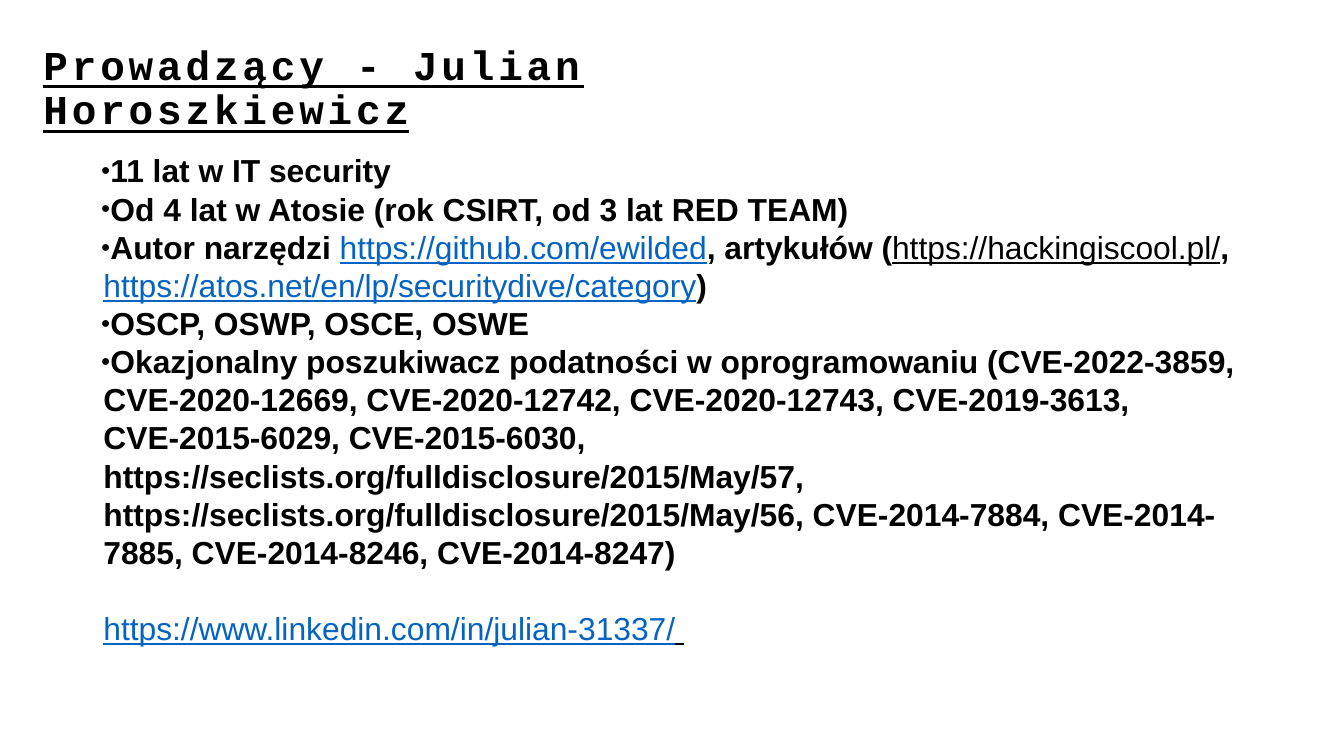
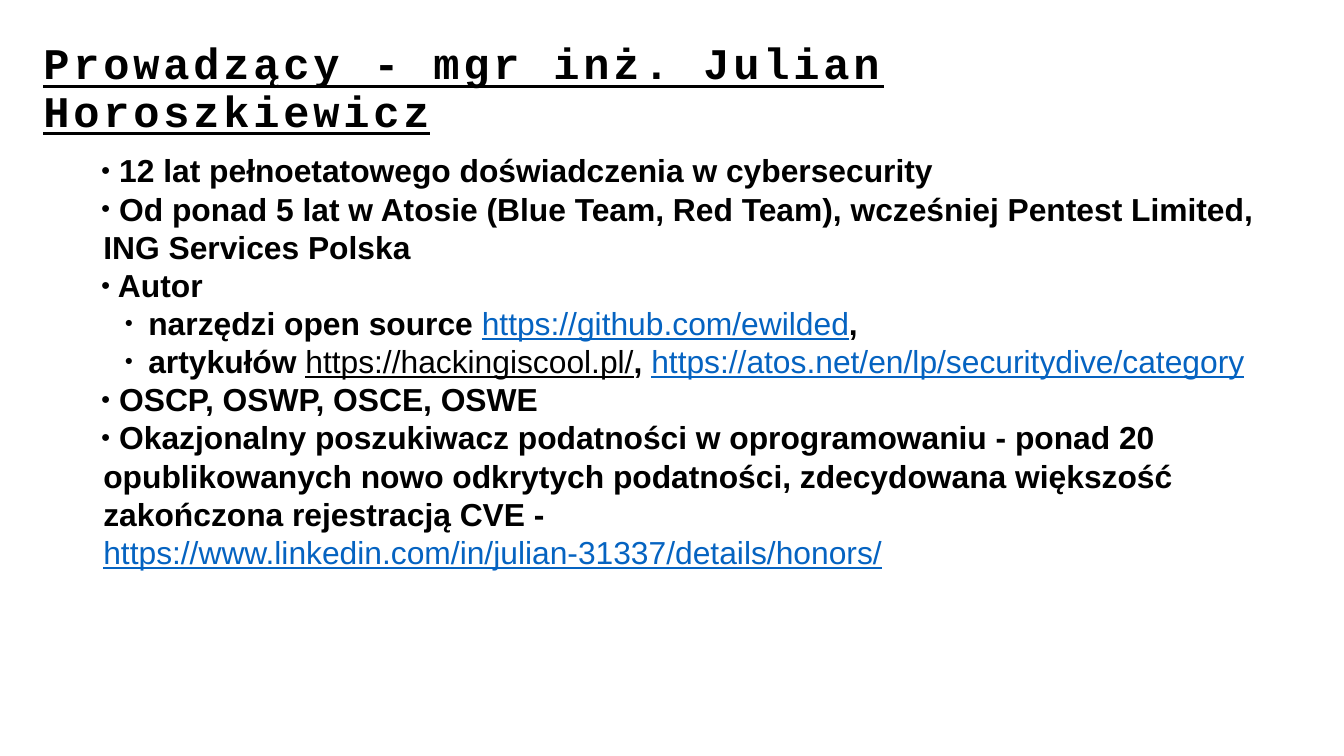
Before and after one commit to ewilded/DFIR, a slide deck: slide 2 of 1_Infrastruktura_IT.pptx. Drawn at 1344x756 pixels with LibreOffice and Linux fonts; fonts in the diff are those of the drawing. Boxes give left, top, right and bottom in pixels: in the first picture for what was removed or moved away, otherwise in the second. Text is boxed around its words. In the diff, an @@ line names an element or a change of style, - is before the commit and + after.

```diff
--- a/1_Infrastruktura_IT.pptx
+++ b/1_Infrastruktura_IT.pptx
@@ title at box(43, 48, 879, 135): text changed; size 29.3 to 31.3 pt @@
-Prowadzący - Julian Horoszkiewicz
+Prowadzący - mgr inż. Julian Horoszkiewicz
@@ text at box(103, 158, 1253, 379): text changed; bold on @@
-● 11 lat w IT security
-● Od 4 lat w Atosie (rok CSIRT, od 3 lat RED TEAM)
-● Autor narzędzi https://github.com/ewilded, artykułów (https://hackingiscool.pl/, https://atos.net/en/lp/securitydive/category)
+● 12 lat pełnoetatowego doświadczenia w cybersecurity
+● Od ponad 5 lat w Atosie (Blue Team, Red Team), wcześniej Pentest Limited, ING Services Polska
+● Autor
+  ● narzędzi open source https://github.com/ewilded,
+  ● artykułów https://hackingiscool.pl/, https://atos.net/en/lp/securitydive/category
@@ text at box(103, 425, 1172, 570): text changed @@
-● Okazjonalny poszukiwacz podatności w oprogramowaniu (CVE-2022-3859, CVE-2020-12669, CVE-2020-12742, CVE-2020-12743, CVE-2019-3613, CVE-2015-6029, CVE-2015-6030, https://seclists.org/fulldisclosure/2015/May/57, https://seclists.org/fulldisclosure/2015/May/56, CVE-2014-7884, CVE-2014-7885, CVE-2014-8246, CVE-2014-8247)
-https://www.linkedin.com/in/julian-31337/
+● Okazjonalny poszukiwacz podatności w oprogramowaniu - ponad 20 opublikowanych nowo odkrytych podatności, zdecydowana większość zakończona rejestracją CVE - https://www.linkedin.com/in/julian-31337/details/honors/
```
Also in this commit, not shown: 20 other slides changed, 2 other files.
